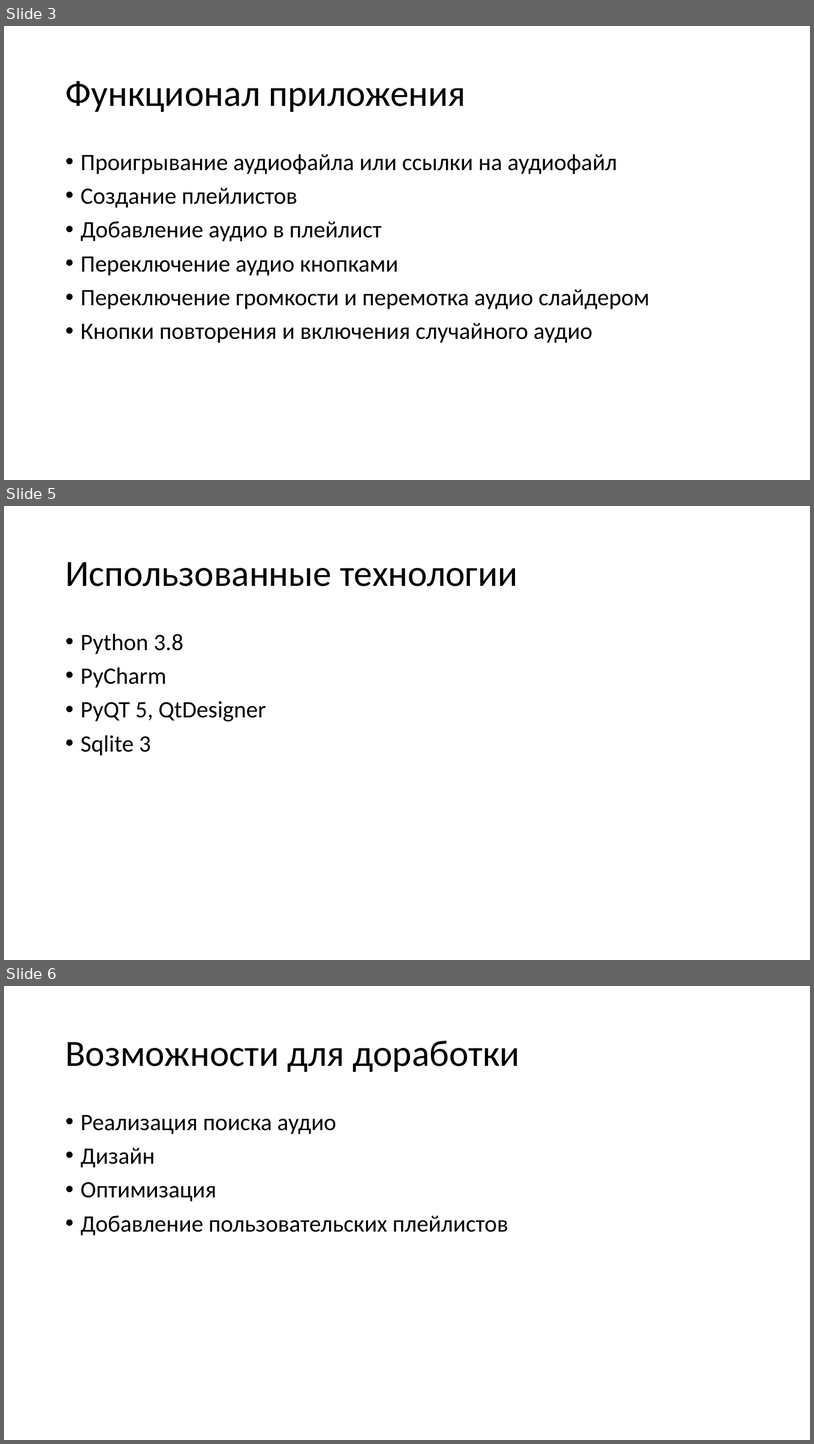
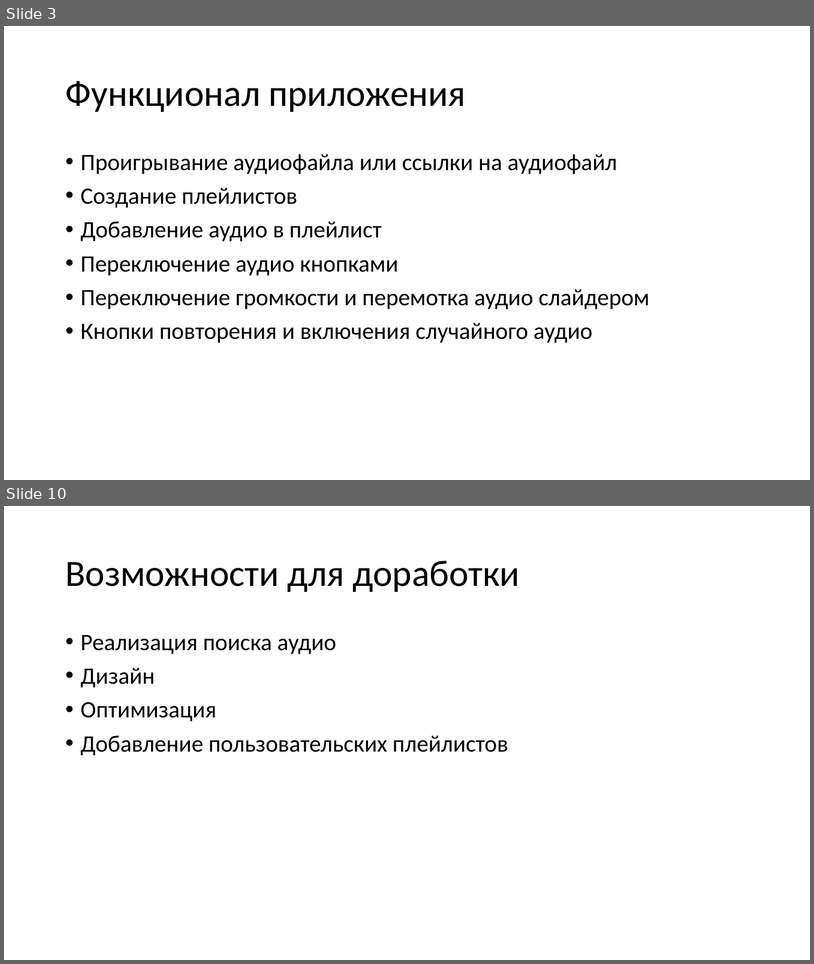
Before and after one commit to Ononim03/Simple_Audio, a slide deck: Simple audio.pptx. Shown one above the other, each under a label of ours: slides 3, 5 and 6 before the commit, slides 3 and 10 after it; the slides between them are not shown. The pictures are 814x1444 and 814x964 pixels, drawn with LibreOffice and Linux fonts; fonts in the diff are those of the drawing. Boxes give left, top, right and bottom in pixels: in the first picture for what was removed or moved away, otherwise in the second. Text is boxed around its words. In the diff, an @@ line names an element or a change of style, - is before the commit and + after.

```diff
--- a/Simple audio.pptx
+++ b/Simple audio.pptx
@@ slide 5 removed at (x1=4, y1=506, x2=810, y2=960), background #FFFFFF @@
@@ title removed at (x1=65, y1=562, x2=518, y2=586) @@
-Использованные технологии
@@ text removed at (x1=81, y1=633, x2=266, y2=756) @@
-• Python 3.8
-• PyCharm
-• PyQT 5, QtDesigner
-• Sqlite 3
@@ what was slide 6 is now slide 10 @@
```
Also in this commit, not shown: 6 slides added, 1 other slide removed.
